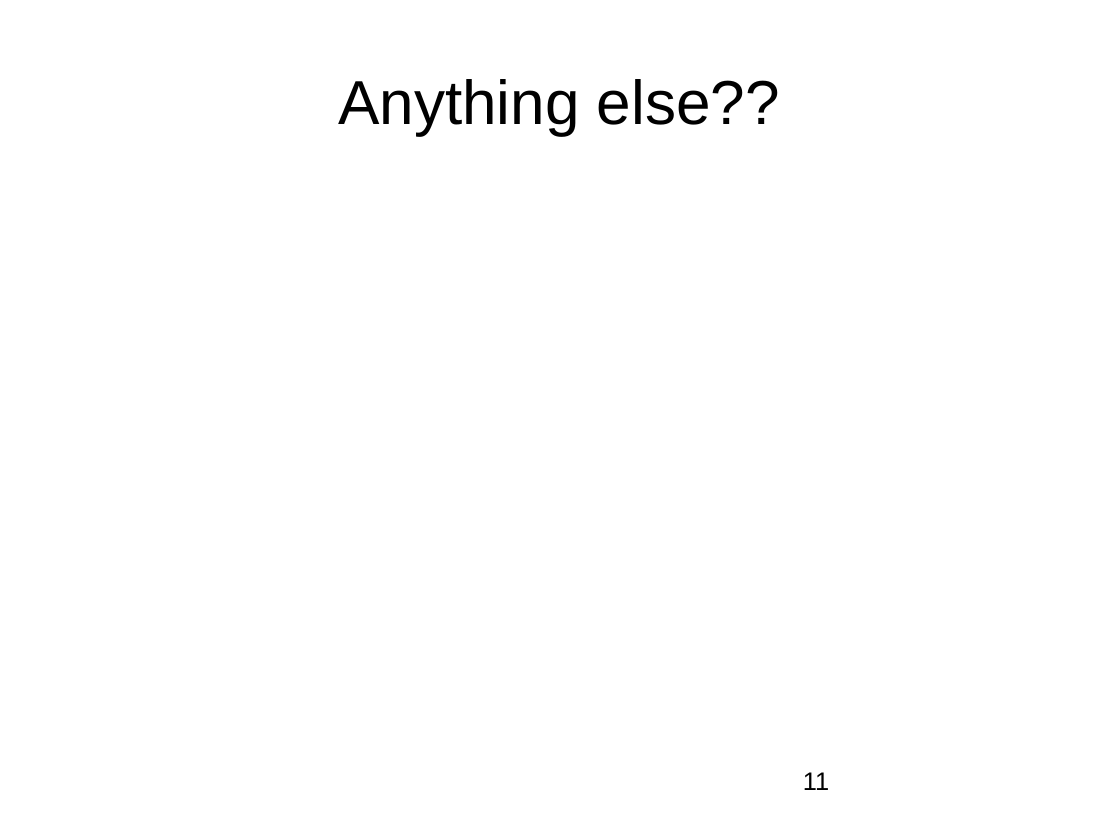
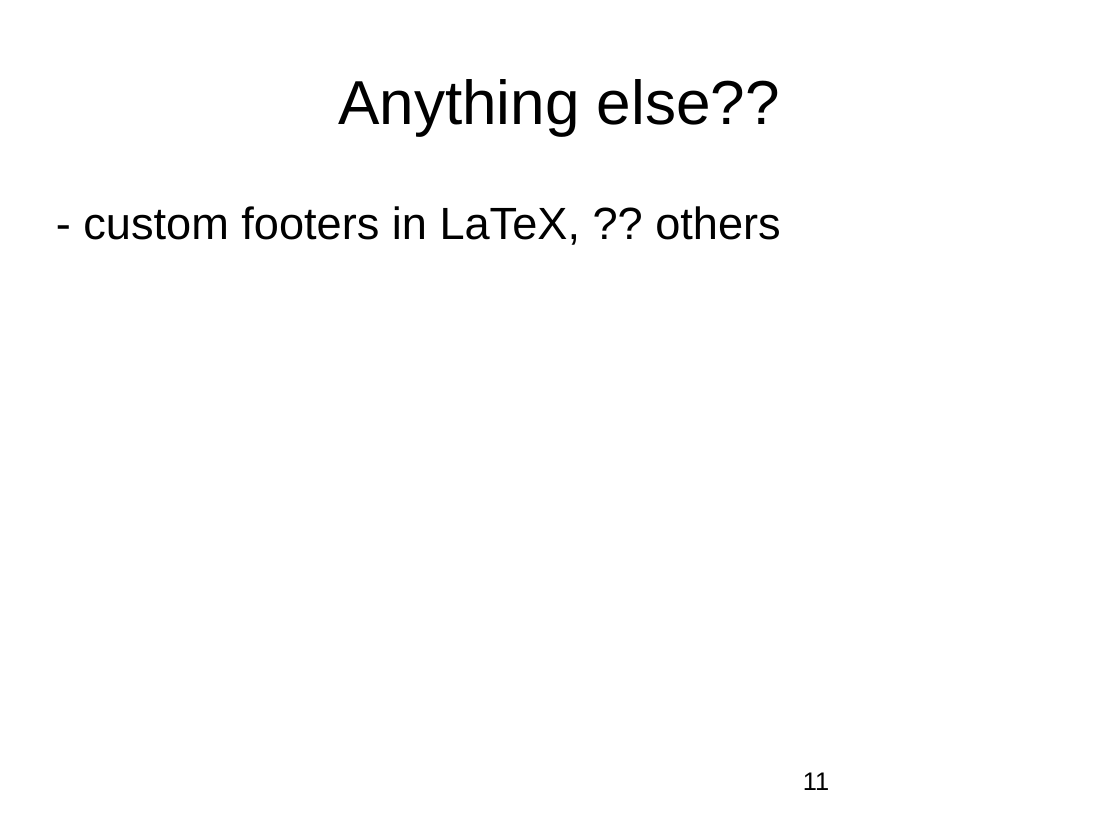
Before and after one commit to nashjc/Partridges, a slide deck: slide 11 of LinuxOttawa20260108.odp. Drawn at 1120x840 pixels with LibreOffice and Linux fonts; fonts in the diff are those of the drawing; background and template pictures are left out. Boxes give left, top, right and bottom in pixels: in the first picture for what was removed or moved away, otherwise in the second. Text is boxed around its words. In the diff, an @@ line names an element or a change of style, - is before the commit and + after.

```diff
--- a/LinuxOttawa20260108.odp
+++ b/LinuxOttawa20260108.odp
@@ text added at [83, 206, 780, 245], 32 pt, text #000000 @@
+- custom footers in LaTeX, ?? others
```
Also in this commit, not shown: 3 other slides changed, 4 slides added, 3 slides removed.
